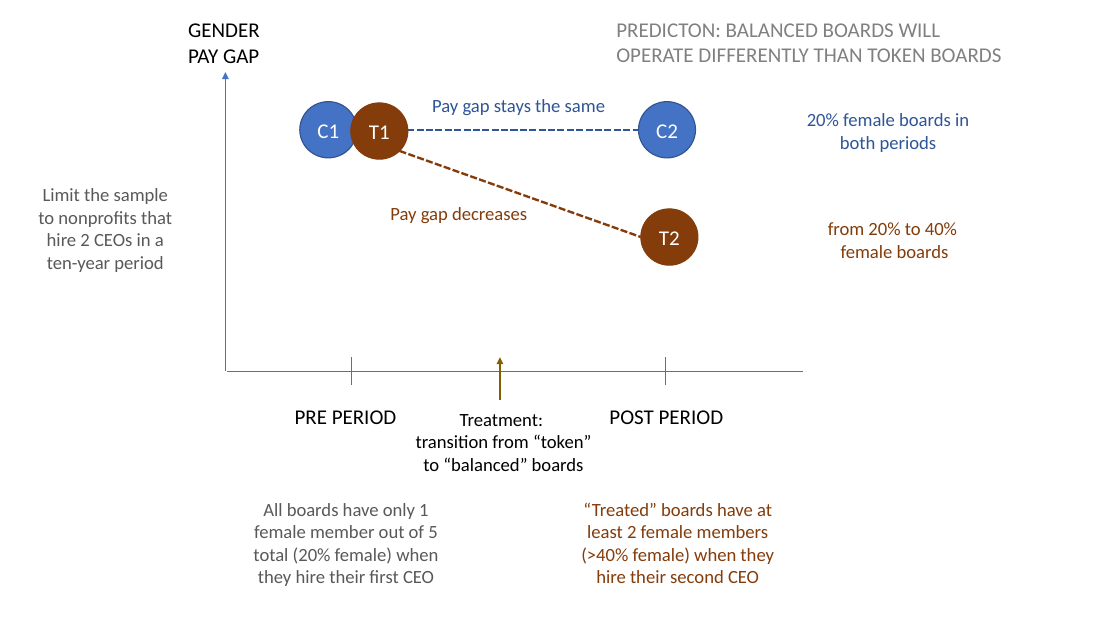
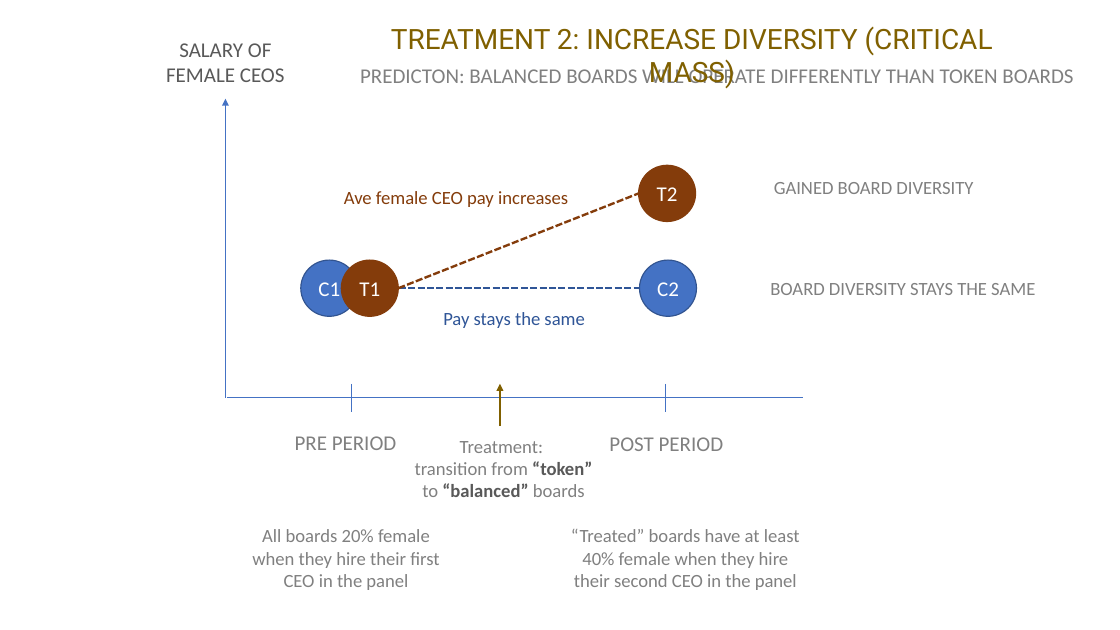
Before and after one commit to DS4PS/cpp-524-sum-2020, a slide deck: slide 31 of lectures/p-04-diagram-your-research-design.pptx (slide 28 before the commit). Drawn at 1120x630 pixels with LibreOffice and Linux fonts; fonts in the diff are those of the drawing. Boxes give left, top, right and bottom in pixels: in the first picture for what was removed or moved away, otherwise in the second. Text is boxed around its words. In the diff, an @@ line names an element or a change of style, - is before the commit and + after.

Commit message:
update research design

```diff
--- a/lectures/p-04-diagram-your-research-design.pptx
+++ b/lectures/p-04-diagram-your-research-design.pptx
@@ text removed at [188,23,260,63] @@
-GENDER
-PAY GAP
@@ text added at [391,26,993,88], 24 pt, text #806000 @@
+TREATMENT 2: INCREASE DIVERSITY (CRITICAL MASS)
@@ text added at [166,43,285,82], 18 pt, text #595959 @@
+SALARY OF FEMALE CEOS
@@ text "PREDICTON: BALANCED BOARDS WILL OPERATE ..." rewrapped from [616,23,1001,62] to [360,65,1073,88] @@
@@ text removed at [807,113,969,152] @@
-20% female boards in both periods
@@ ellipse "T2": place and size @@
-ellipse "T2" at [641,209,698,266]
+ellipse "T2" at [639,166,696,222]
@@ text removed at [38,188,172,272] @@
-Limit the sample to nonprofits that hire 2 CEOs in a ten-year period
@@ text added at [344,191,568,207], 16 pt, text #843C0B @@
+Ave female CEO pay increases
@@ text removed at [390,207,527,223] @@
-Pay gap decreases
@@ line moved from (400, 151) - (641, 237) to (398, 288) - (639, 193) @@
@@ text added at [774,182,973,194], 16 pt, text #808080 @@
+GAINED BOARD DIVERSITY
@@ text removed at [828,222,957,258] @@
-from 20% to 40%
-female boards
@@ ellipse "T1": place and size @@
-ellipse "T1" at [351,103,408,160]
+ellipse "T1" at [341,260,398,317]
@@ 2 ellipses, 1 line: place and size @@
-2 ellipses, 1 line at [300,102,696,158]
+2 ellipses, 1 line at [301,260,697,317]
@@ text added at [770,283,1035,295], 16 pt, text #808080 @@
+BOARD DIVERSITY STAYS THE SAME
@@ text at [443,312,584,328]: text changed @@
-Pay gap stays the same
+Pay stays the same
@@ 3 texts, 3 lines, 2 arrows: place and size @@
-3 texts, 3 lines, 2 arrows at [225,72,803,471]
+3 texts, 3 lines, 2 arrows at [225,99,803,497]
@@ text "PRE PERIOD" at [295,436,397,450]: text colour #000000 to #808080 @@
@@ text "Treatment:" at [415,441,592,497]: text colour #000000 to #808080 in "Treatment:", "transition from to boards"; text colour #000000 to #595959, bold on in "“token” “balanced”" @@
@@ text "POST PERIOD" at [609,437,724,451]: text colour #000000 to #808080 @@
@@ text at [252,529,439,590]: text changed; text colour #595959 to #808080 @@
-All boards have only 1 female member out of 5 total (20% female) when they hire their first CEO
+All boards 20% female when they hire their first CEO in the panel
@@ text at [571,529,800,590]: text changed; text colour #843C0B to #808080 @@
-“Treated” boards have at least 2 female members (>40% female) when they hire their second CEO
+“Treated” boards have at least 40% female when they hire their second CEO in the panel
```
Also in this commit, not shown: 5 other slides changed, 12 slides added.
